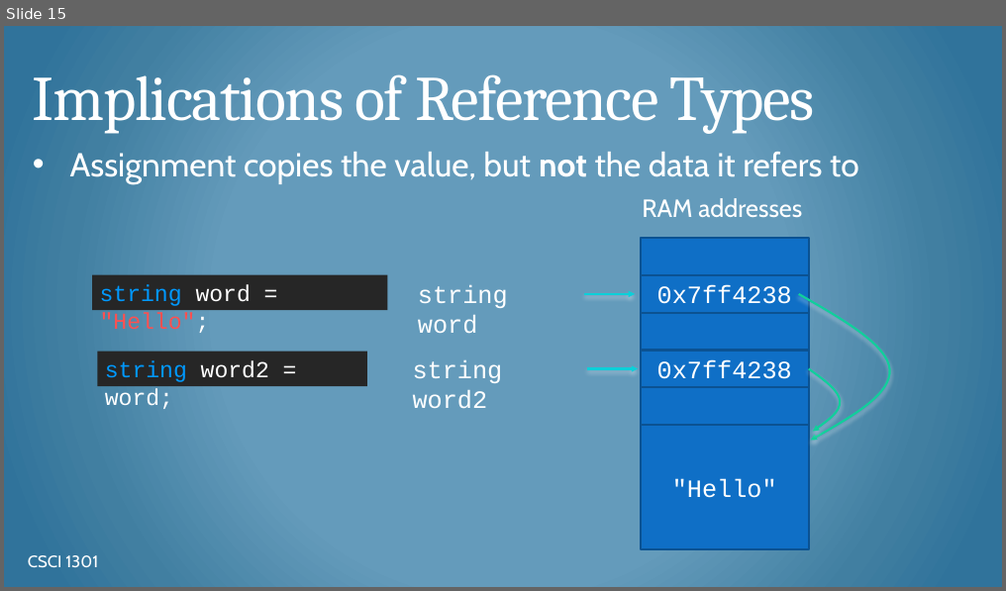
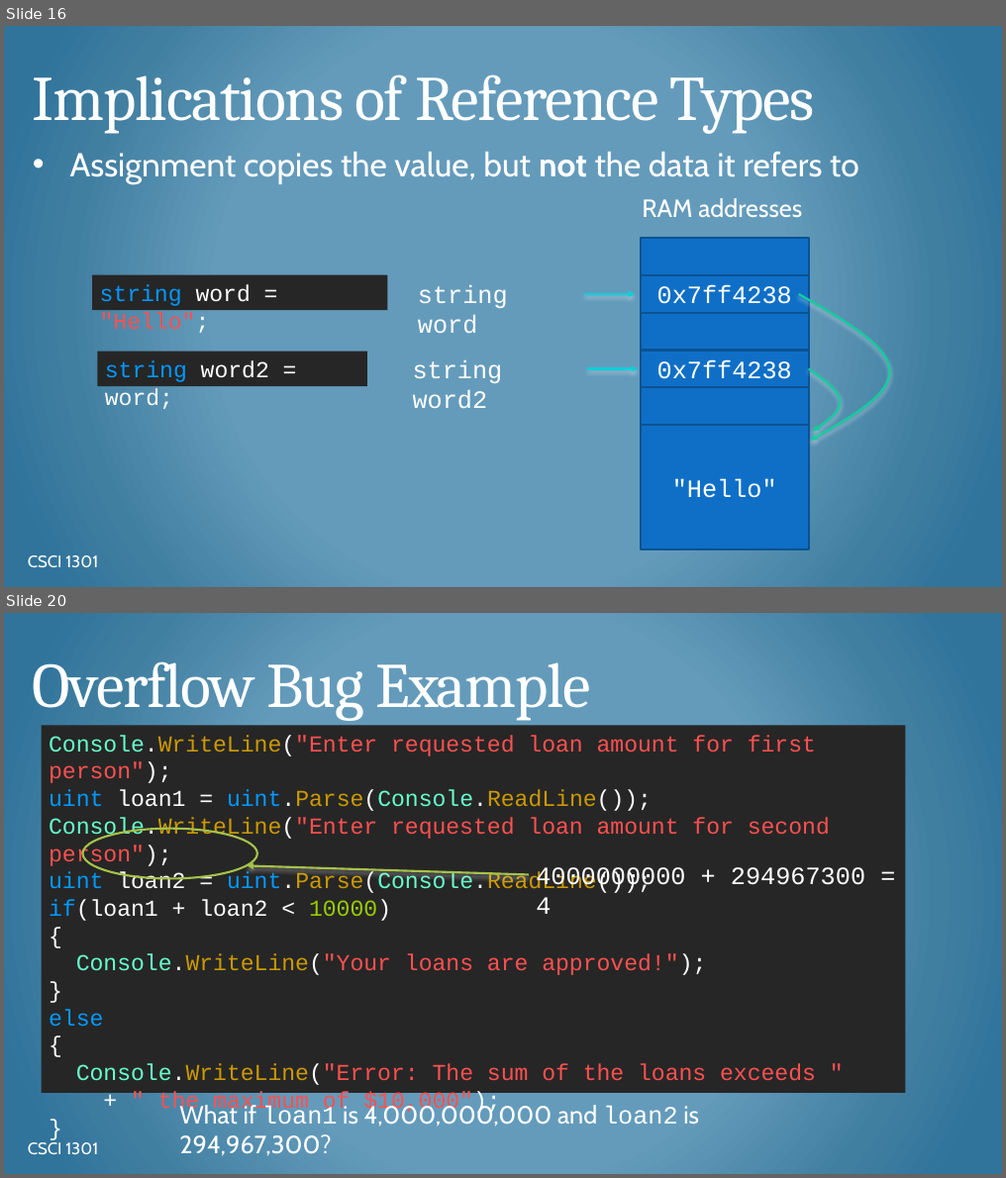
Before and after one commit to csci-1301/csci-1301.github.io, a slide deck: lectures/030_datatypes_and_variables/Datatypes-Variables-Details.pptx. Shown one above the other, each under a label of ours: slide 15 before the commit, slides 16 and 20 after it; the slides between them are not shown. The pictures are 1006x591 and 1006x1178 pixels, drawn with LibreOffice and Linux fonts; fonts in the diff are those of the drawing; background and template pictures are left out. Boxes give left, top, right and bottom in pixels: in the first picture for what was removed or moved away, otherwise in the second. Text is boxed around its words. In the diff, an @@ line names an element or a change of style, - is before the commit and + after.

Commit message:
Added slides on overflow and underflow
These topics can go with the "More details" lecture on datatypes and variables.

```diff
--- a/lectures/030_datatypes_and_variables/Datatypes-Variables-Details.pptx
+++ b/lectures/030_datatypes_and_variables/Datatypes-Variables-Details.pptx
@@ slide 20 added at (x1=4, y1=613, x2=1002, y2=1174), background gradient #659ABC to #427FA1 to #30759B @@
@@ title added at (x1=33, y1=662, x2=590, y2=721), 61 pt, text #FFFFFF @@
+Overflow Bug Example
@@ rectangle added at (x1=42, y1=725, x2=905, y2=1093), fill #262626, 22 pt, text #FF5050 @@
+Console.WriteLine("Enter requested loan amount for first person");
+uint loan1 = uint.Parse(Console.ReadLine());
+Console.WriteLine("Enter requested loan amount for second person");
+uint loan2 = uint.Parse(Console.ReadLine());
+if(loan1 + loan2 < 10000)
+{
+Console.WriteLine("Your loans are approved!");
+}
+else
+{
+Console.WriteLine("Error: The sum of the loans exceeds "
++ " the maximum of $10,000");
+}
@@ ellipse added at (x1=82, y1=829, x2=257, y2=878), outline #A5C249 2 pt @@
@@ arrow added from (529, 875) to (248, 866), #A5C249 2 pt @@
@@ text added at (x1=536, y1=867, x2=865, y2=914), 24 pt, text #FFFFFF @@
+4000000000 + 294967300 = 4
@@ text added at (x1=179, y1=1103, x2=699, y2=1157), 24 pt, text #FFFFFF @@
+What if loan1 is 4,000,000,000 and loan2 is 294,967,300?
@@ text added at (x1=28, y1=1143, x2=98, y2=1156), 16 pt, text #FFFFFF @@
+CSCI 1301
@@ what was slide 15 is now slide 16 @@
```
Also in this commit, not shown: 4 slides changed, 5 other slides added, 1 slide removed, 1 other file.
